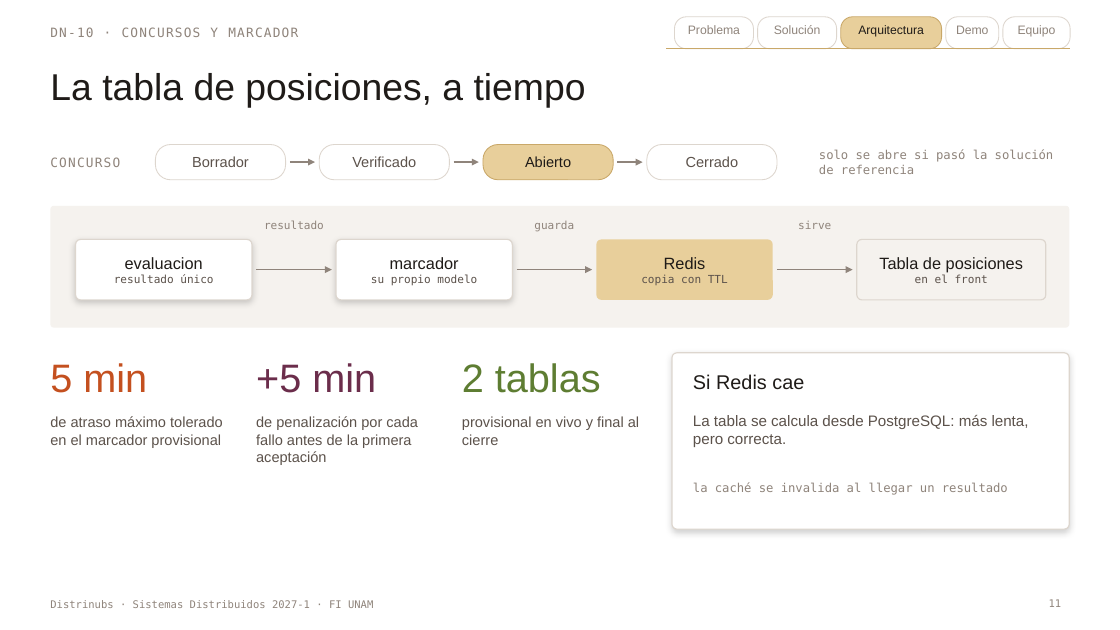
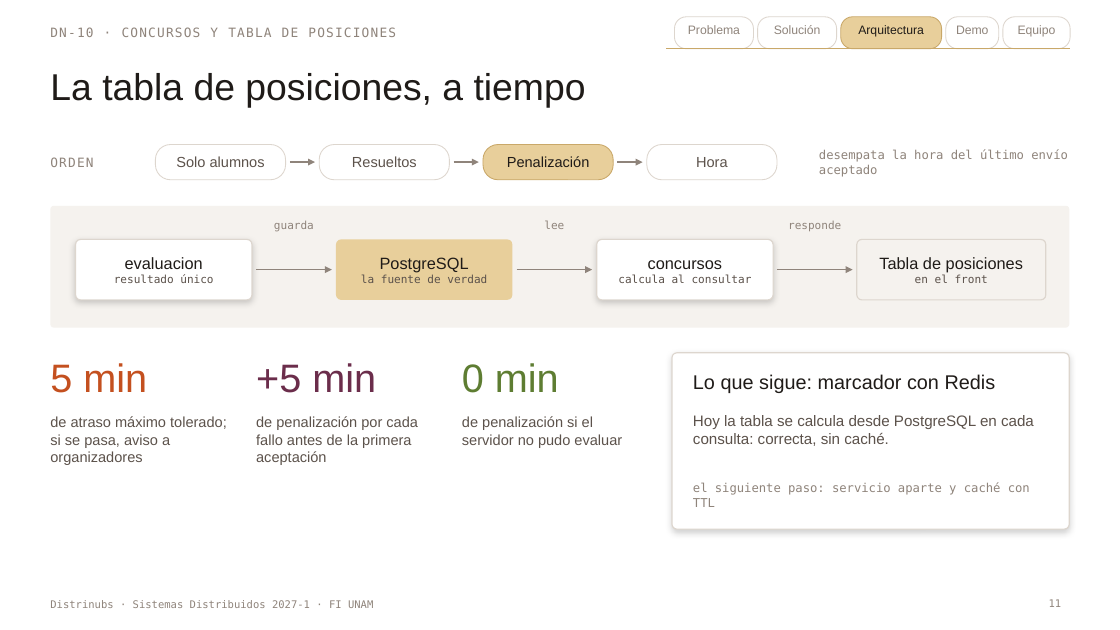
Before and after one commit to Delta2904/sd-2027-1-distrinubs, a slide deck: slide 11 of docs/pitch-distrinubs.pptx. Drawn at 1120x630 pixels with LibreOffice and Linux fonts; fonts in the diff are those of the drawing. Boxes give left, top, right and bottom in pixels: in the first picture for what was removed or moved away, otherwise in the second. Text is boxed around its words. In the diff, an @@ line names an element or a change of style, - is before the commit and + after.

Commit message:
Regenera el pitch con lo que corre en la etapa 2: números medidos, diapositiva de lo que sigue, plan B de la demo y notas del orador

```diff
--- a/docs/pitch-distrinubs.pptx
+++ b/docs/pitch-distrinubs.pptx
@@ text at [50,27,396,37]: text changed @@
-DN-10 · CONCURSOS Y MARCADOR
+DN-10 · CONCURSOS Y TABLA DE POSICIONES
@@ text at [819,149,1068,177]: text changed @@
-solo se abre si pasó la solución de referencia
+desempata la hora del último envío aceptado
@@ text at [50,157,93,167]: text changed @@
-CONCURSO
+ORDEN
@@ text at [176,156,265,167]: text changed @@
-Borrador
+Solo alumnos
@@ text at [352,156,417,167]: text changed @@
-Verificado
+Resueltos
@@ text at [507,156,590,167]: text changed @@
-Abierto
+Penalización
@@ text at [696,157,728,167]: text changed @@
-Cerrado
+Hora
@@ text at [274,220,314,232]: text changed @@
-resultado
+guarda
@@ rounded rectangle: place and size @@
-rounded rectangle at [597,239,773,300]
+rounded rectangle at [336,239,513,300]
@@ text at [544,220,564,229]: text changed @@
-guarda
+lee
@@ rounded rectangle: place and size @@
-rounded rectangle at [336,239,513,300]
+rounded rectangle at [597,239,773,300]
@@ text at [788,221,841,231]: text changed @@
-sirve
+responde
@@ text at [361,257,487,283]: text changed @@
-marcador
-su propio modelo
+PostgreSQL
+la fuente de verdad
@@ text at [618,260,752,283]: text changed @@
-Redis
-copia con TTL
+concursos
+calcula al consultar
@@ text at [462,363,559,393]: text changed @@
-2 tablas
+0 min
@@ text at [693,374,996,393]: text changed @@
-Si Redis cae
+Lo que sigue: marcador con Redis
@@ text at [50,416,227,465]: text changed @@
-de atraso máximo tolerado en el marcador provisional
+de atraso máximo tolerado; si se pasa, aviso a organizadores
@@ text at [462,416,622,448]: text changed @@
-provisional en vivo y final al cierre
+de penalización si el servidor no pudo evaluar
@@ text at [693,415,1034,446]: text changed @@
-La tabla se calcula desde PostgreSQL: más lenta, pero correcta.
+Hoy la tabla se calcula desde PostgreSQL en cada consulta: correcta, sin caché.
@@ text at [693,482,1030,507]: text changed @@
-la caché se invalida al llegar un resultado
+el siguiente paso: servicio aparte y caché con TTL
```
Also in this commit, not shown: 17 other slides changed, 1 slide added.
